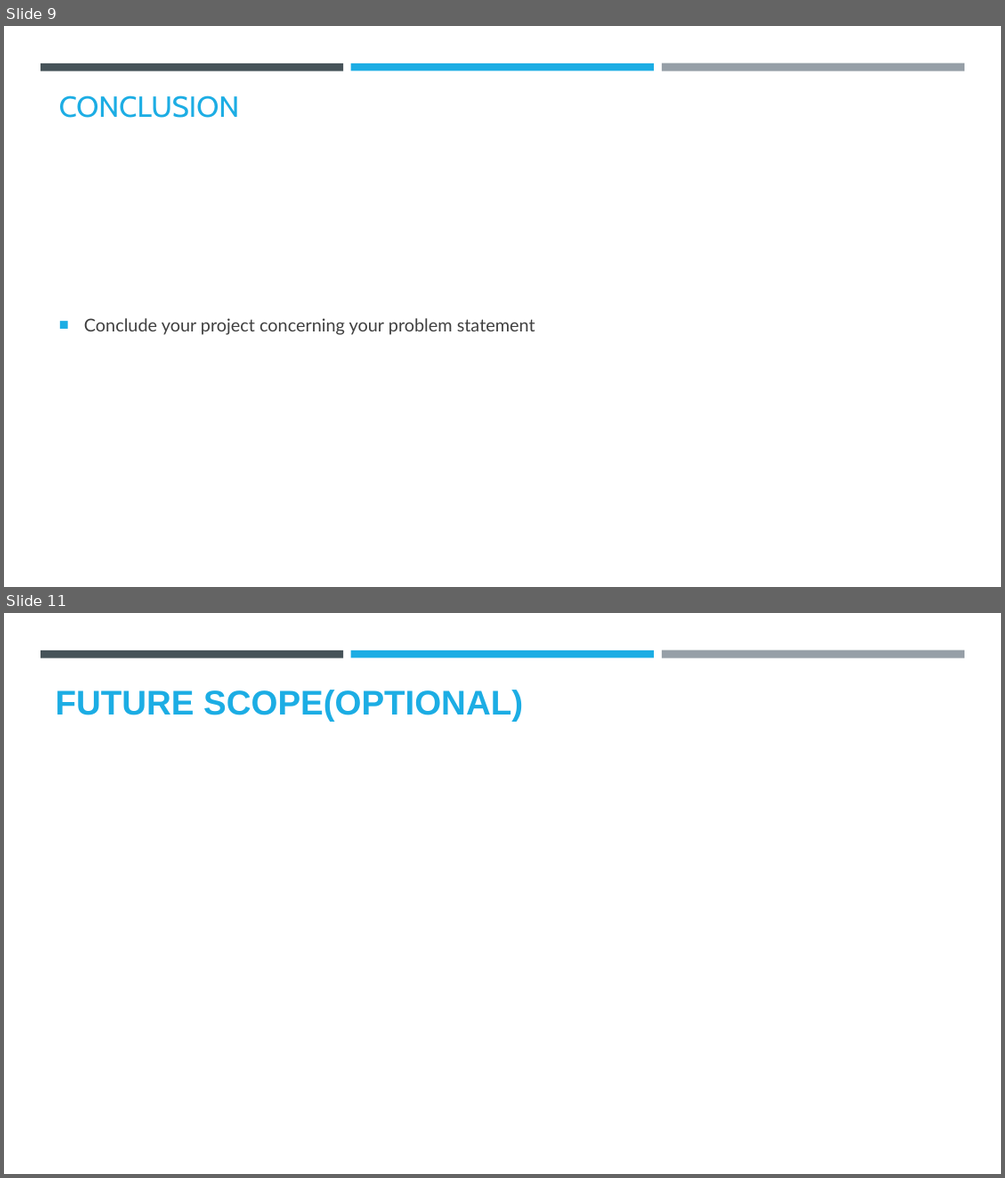
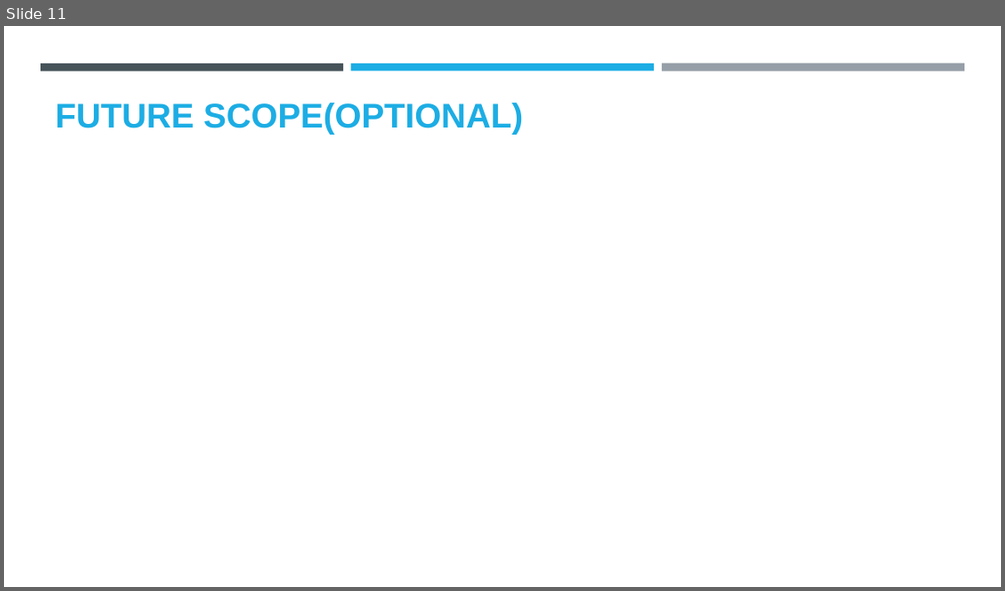
Before and after one commit to SrishtiShil/cypro, a slide deck: AICTE PPT Template (1).pptx. Shown one above the other, each under a label of ours: slides 9 and 11 before the commit, slide 11 after it; the slides between them are not shown. The pictures are 1005x1178 and 1005x591 pixels, drawn with LibreOffice and Linux fonts; fonts in the diff are those of the drawing; background and template pictures are left out. Boxes give left, top, right and bottom in pixels: in the first picture for what was removed or moved away, otherwise in the second. Text is boxed around its words. In the diff, an @@ line names an element or a change of style, - is before the commit and + after.

```diff
--- a/AICTE PPT Template (1).pptx
+++ b/AICTE PPT Template (1).pptx
@@ slide 9 removed at box(4, 26, 1001, 587), background #FFFFFF; not listed: 3 template elements that a slide beside it also shows @@
@@ title removed at box(59, 95, 240, 118) @@
-CONCLUSION
@@ text removed at box(84, 318, 535, 335) @@
-■ Conclude your project concerning your problem statement
```
Also in this commit, not shown: 1 slide changed, 1 slide added.
